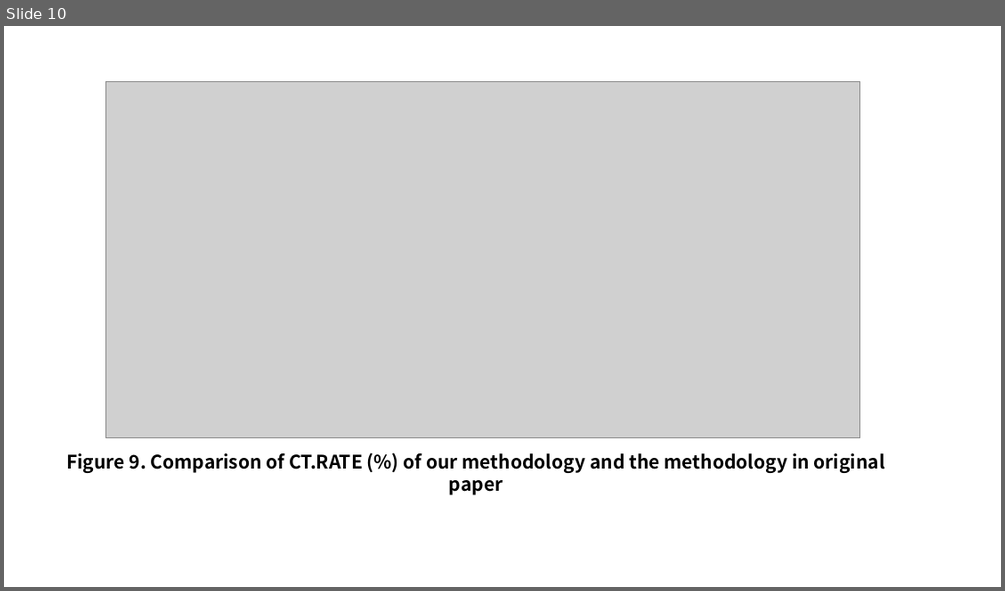
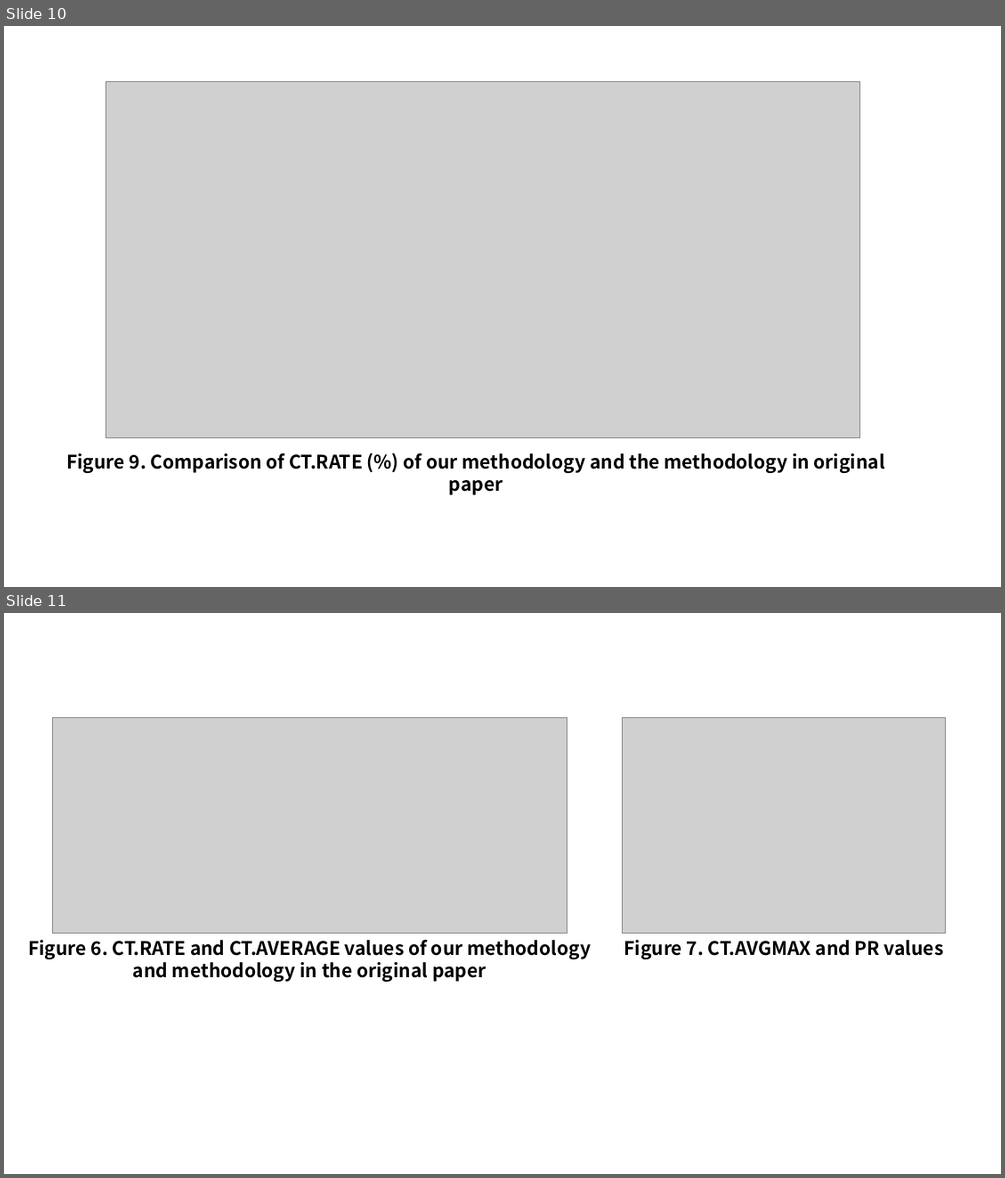
Before and after one commit to WannaBeSuperteur/2020, a slide deck: WPCN/for_final_paper.pptx. Shown one above the other, each under a label of ours: slide 10 before the commit, slides 10 and 11 after it. The pictures are 1005x591 and 1005x1178 pixels, drawn with LibreOffice and Linux fonts; fonts in the diff are those of the drawing; grey boxes stand for pictures. Boxes give left, top, right and bottom in pixels: in the first picture for what was removed or moved away, otherwise in the second. Text is boxed around its words. In the diff, an @@ line names an element or a change of style, - is before the commit and + after.

Commit message:
add: update paper (applied the issue)

```diff
--- a/WPCN/for_final_paper.pptx
+++ b/WPCN/for_final_paper.pptx
@@ slide 11 added at [4, 613, 1001, 1174], background #FFFFFF @@
@@ picture added at [52, 718, 567, 933] @@
@@ picture added at [622, 718, 946, 933] @@
@@ text added at [28, 940, 591, 981], 18 pt, text #000000, bold @@
+Figure 6. CT.RATE and CT.AVERAGE values of our methodology
+and methodology in the original paper
@@ text added at [623, 940, 944, 959], 18 pt, text #000000, bold @@
+Figure 7. CT.AVGMAX and PR values
```
Also in this commit, not shown: 2 other slides added, 2 other files.
